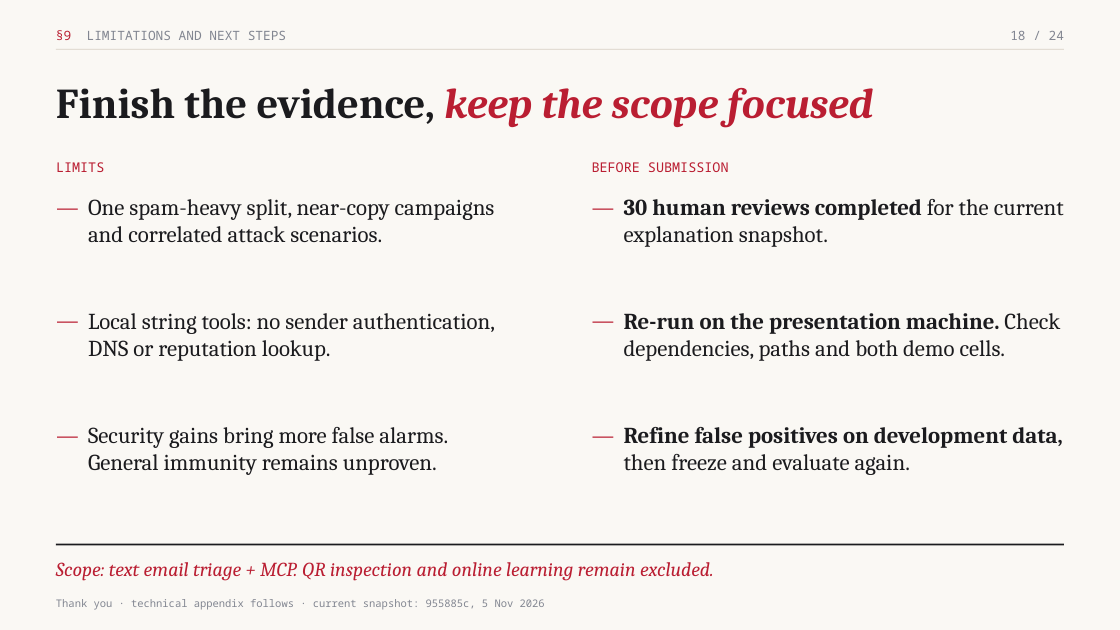
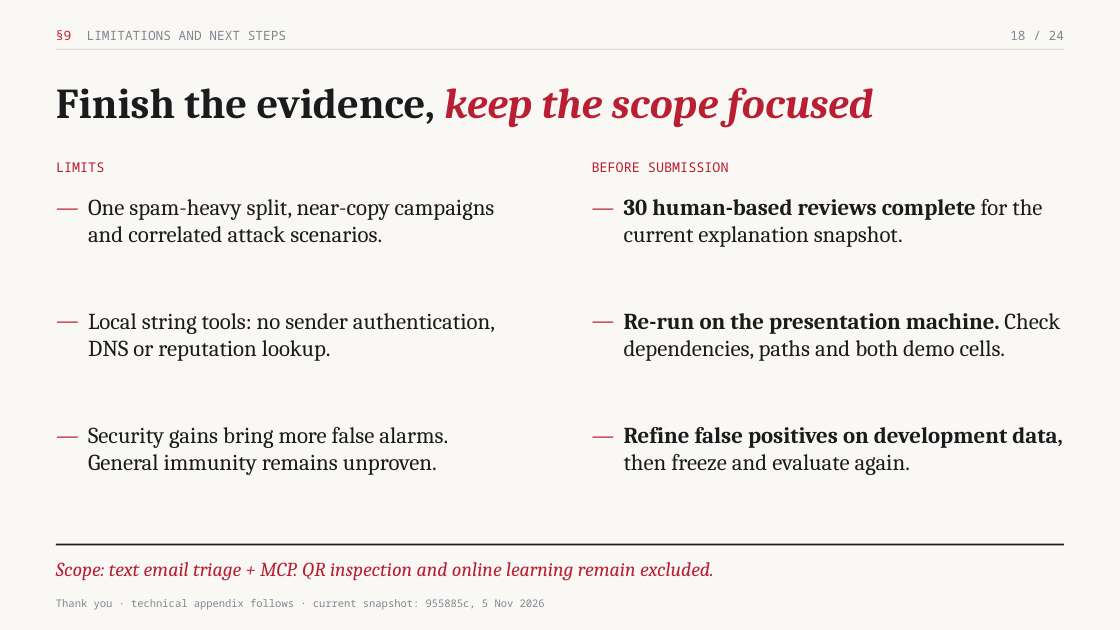
Before and after one commit to kaustubh-dot/Phishing_Email_Triage, a slide deck: slide 18 of output/presentations/P13_Phishing_Triage_Updated.pptx. Drawn at 1120x630 pixels with LibreOffice and Linux fonts; fonts in the diff are those of the drawing. Boxes give left, top, right and bottom in pixels: in the first picture for what was removed or moved away, otherwise in the second. Text is boxed around its words. In the diff, an @@ line names an element or a change of style, - is before the commit and + after.

Commit message:
Finalize saved-output submission and 30 human-based reviews

```diff
--- a/output/presentations/P13_Phishing_Triage_Updated.pptx
+++ b/output/presentations/P13_Phishing_Triage_Updated.pptx
@@ text at [624, 199, 1042, 247]: text changed @@
-30 human reviews completed for the current explanation snapshot.
+30 human-based reviews complete for the current explanation snapshot.
```
Also in this commit, not shown: 1 other slide changed, 39 other files.
